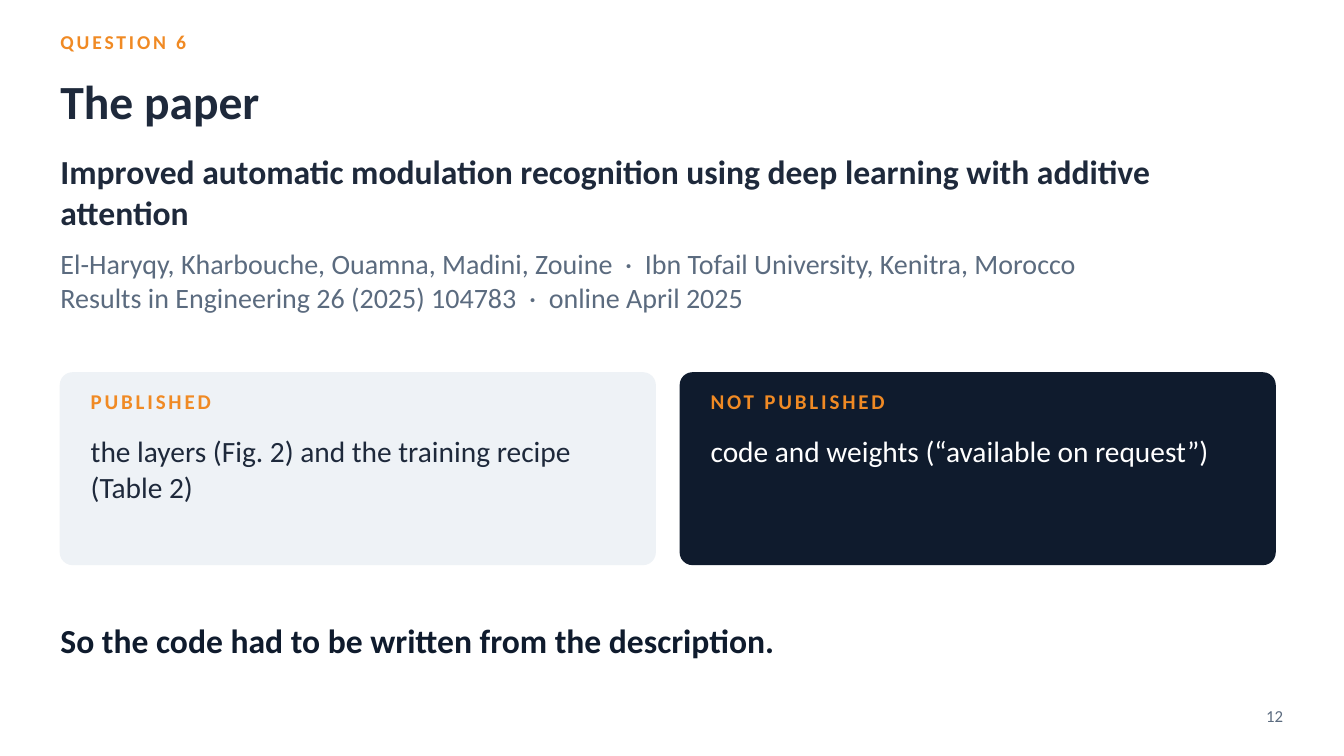
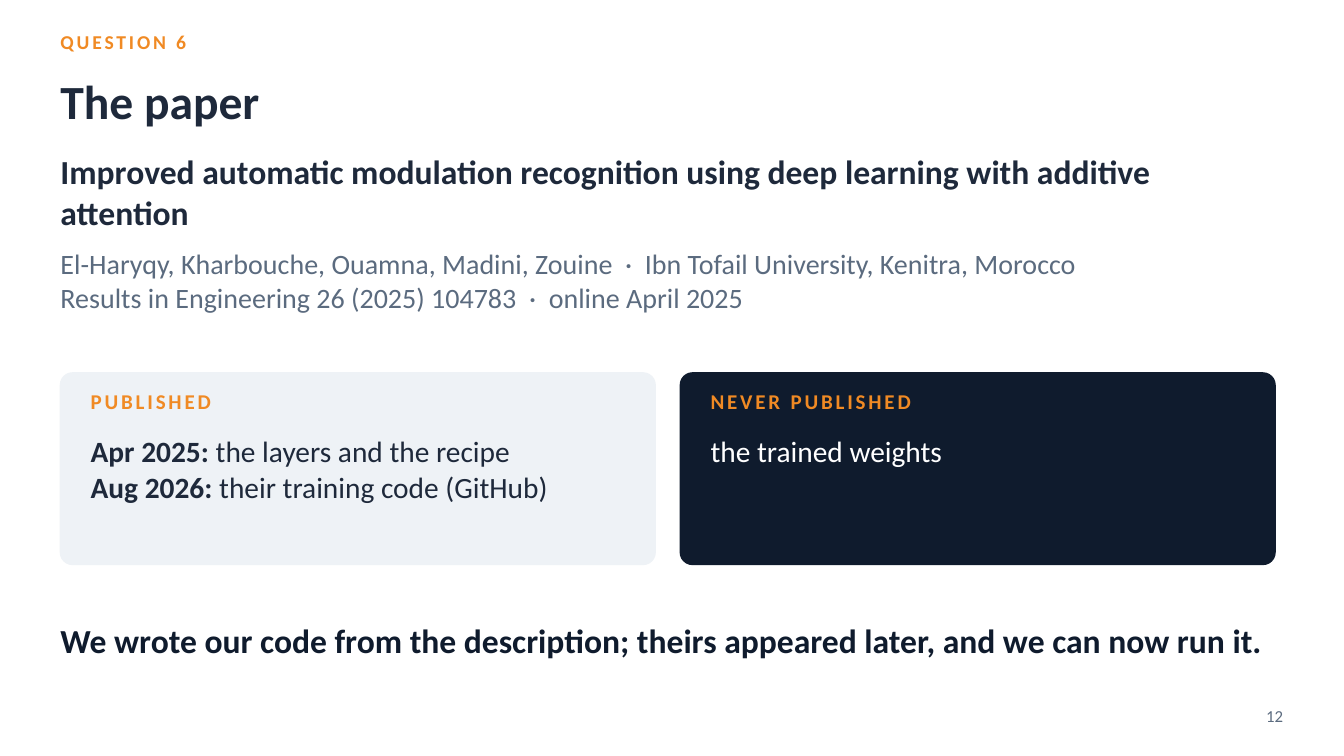
Before and after one commit to YusufBilo78/amc, a slide deck: slide 12 of deck/moshe_steps.pptx. Drawn at 1344x756 pixels with LibreOffice and Linux fonts; fonts in the diff are those of the drawing. Boxes give left, top, right and bottom in pixels: in the first picture for what was removed or moved away, otherwise in the second. Text is boxed around its words. In the diff, an @@ line names an element or a change of style, - is before the commit and + after.

```diff
--- a/deck/moshe_steps.pptx
+++ b/deck/moshe_steps.pptx
@@ text at box(711, 395, 911, 409): text changed @@
-NOT PUBLISHED
+NEVER PUBLISHED
@@ text at box(91, 441, 547, 503): text changed @@
-the layers (Fig. 2) and the training recipe (Table 2)
+Apr 2025: the layers and the recipe
+Aug 2026: their training code (GitHub)
@@ text at box(711, 441, 942, 467): text changed @@
-code and weights (“available on request”)
+the trained weights
@@ text at box(60, 629, 1262, 659): text changed @@
-So the code had to be written from the description.
+We wrote our code from the description; theirs appeared later, and we can now run it.
```
Also in this commit, not shown: 1 other slide changed, 9 other files.
